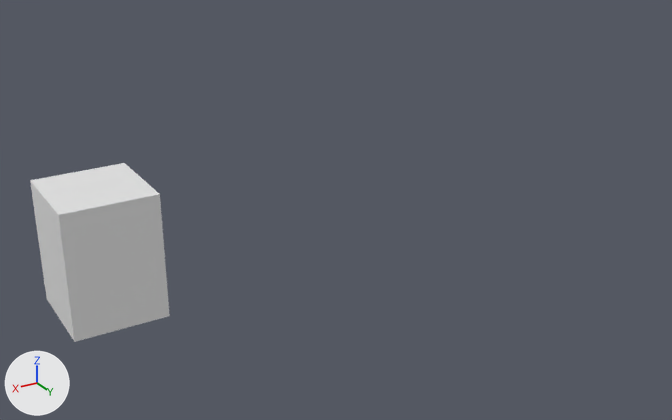
What one commit did to the OBJ model Assets/Models/Intro_Tunnel/Tunnel_Cubicle.obj.
The view is the same before and after, from a 50 mm lens placed at (3.34, 19.89, 6.76), pointed at (-4.07, 7.54, 0.59). Arrows for +X, +Y and +Z are at lower left; the lights stay in place. Where no turn or scale is listed for an object, it has been applied to the vertices.

The scene before the commit, as lines of its bpy script (objects in view):
```python
me_box = bpy.data.meshes.new('Box')
me_box.from_pydata(...)  # 82 vertices, 112 faces; spans x -0.7..0.7, y 7.0..8.44, z -0.02..1.9
ob_box = bpy.data.objects.new('Box', me_box)
ob_box.location = (0.0, 0.0, 0.0)
```
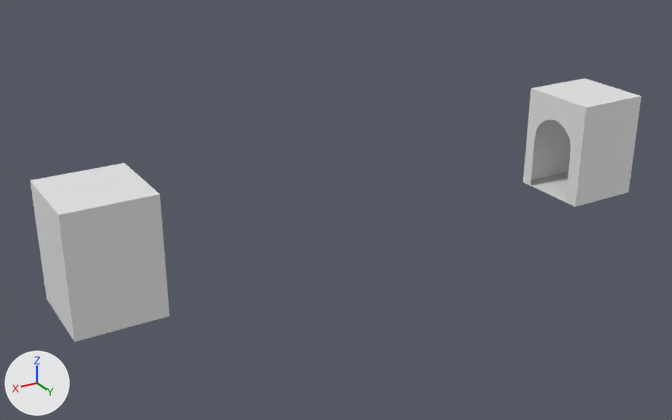
The change, as JSON lines over the scene's bpy script:
```json
{"op": "add", "block": "me_box_002", "code": ["me_box_002 = bpy.data.meshes.new('Box.002')", "me_box_002.from_pydata(...)  # 81 vertices, 131 faces; spans x -10.09..-8.69, y 7.04..8.48, z -0.02..1.9"]}
{"op": "add", "block": "ob_box_002", "code": ["ob_box_002 = bpy.data.objects.new('Box.002', me_box_002)", "ob_box_002.location = (0.0, 0.0, 0.0)"]}
```

Location of each change, [x1, y1, x2, y2] in pixels of the pictures (672 x 420 px):
```json
{"object": "Box.002", "change": "added", "after": [523, 78, 641, 207]}
```
